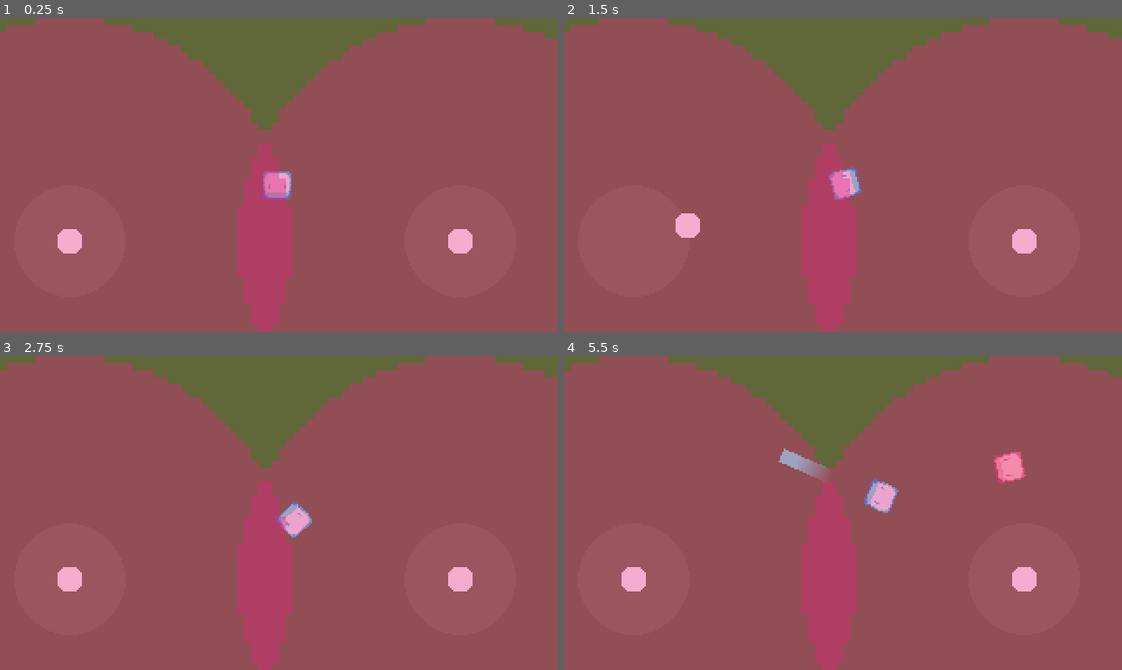
Above: before the commit, frames 1-4 (two rows, left to right).
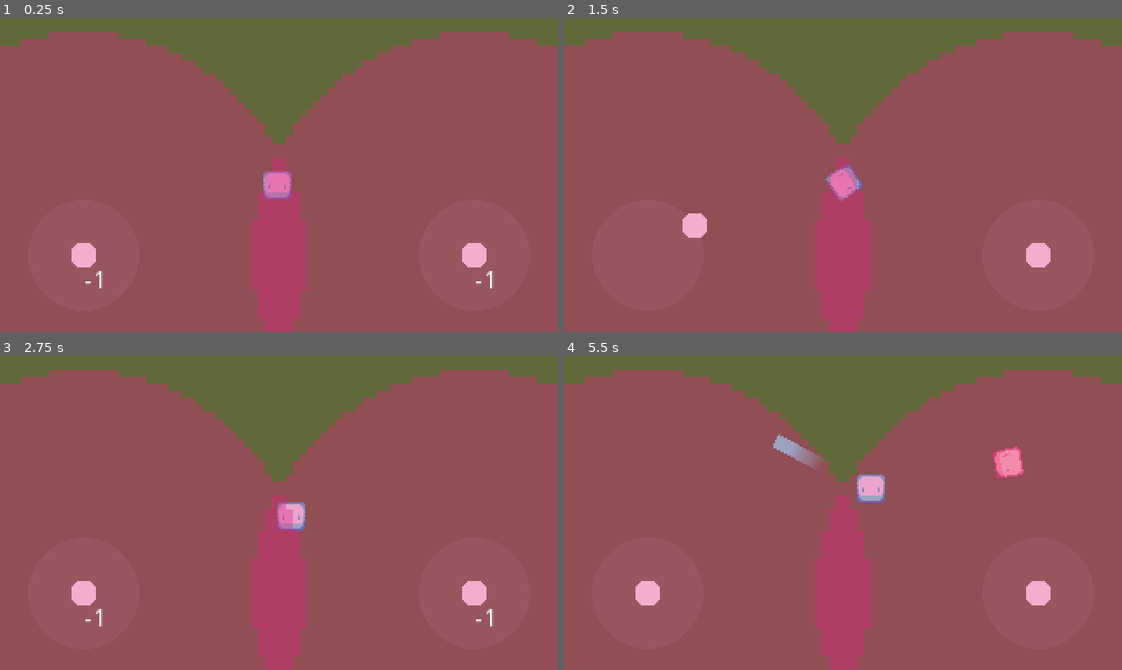
Above: after the commit, the same moments.

Repository: wyvernbw/godot-shooter-demo
Game: Godot game, scene res://world/World.tscn
Two runs of this game, one before a commit and one after it. Both use one fixed random seed, a clock stepped at 60 frames per second and the inputs below.
Inputs (mouse positions are in pixels of both pictures, inside the frame that each line leads up to):
- Up to frame 1 (0.25 s): no input
- Up to frame 2 (1.5 s): tap Enter at 0.5 s; move the mouse to (965, 159) at 0.52 s; click (965, 159) at 0.67 s; drag from (731, 190) to (815, 237) at 1.27 s
- Up to frame 3 (2.75 s): move the mouse to (334, 443) at 2.02 s; click (334, 443) at 2.17 s
- Up to frame 4 (5.5 s): drag from (815, 575) to (675, 465) at 2.77 s; move the mouse to (1010, 560) at 3.52 s; click (1010, 560) at 3.67 s; drag from (675, 465) to (759, 434) at 4.27 s; move the mouse to (870, 513) at 5.02 s; click (870, 513) at 5.17 s

The runs differ from the first frame. In frame 1, 8.5% of the frame differs, in the area x 0-100%, y 0-100%; in frame 2, 8.2%; in frame 3, 8.8%; in frame 4, 9.8%.

Commit message:
Add joystick indexing for multitouch

Diff:
--- a/characters/character.gd
+++ b/characters/character.gd
@@ -28,6 +28,7 @@
 var mana : int
 var velocity := Vector2.ZERO
 var speed_vector := Vector2.ZERO
+var move_dir := Vector2.ZERO
 var friction := 0.3
 var dead : bool = false
 
@@ -38,6 +39,8 @@
 	pass
 
 func _physics_process(_delta) -> void:
+	if move_dir:
+		velocity += move_dir * speed_vector
 	velocity.x = lerp(velocity.x, 0, friction)
 	velocity.y = lerp(velocity.y, 0, friction)
 	velocity = move_and_slide(velocity, Vector2.ZERO)
--- a/characters/melee_enemy.gd
+++ b/characters/melee_enemy.gd
@@ -6,5 +6,5 @@
 func _physics_process(_delta : float) -> void:
 	if not look_dir_locked:
 		look_dir = (Global.Player.position - position).normalized()
-	velocity += look_dir * speed_vector
 	rotation = Vector2.DOWN.angle_to(velocity.normalized())
+	move_dir = look_dir
--- a/characters/player/player.gd
+++ b/characters/player/player.gd
@@ -17,11 +17,13 @@
 	Global.Player = self
 
 func _on_MoveStick_joystick_moved(dir : Vector2) -> void:
-	velocity += dir * speed_vector
+	move_dir = dir
 	rotation = Vector2.DOWN.angle_to(dir)
 
 
 func _on_ShootStick_joystick_moved(dir : Vector2) -> void:
+	if not dir:
+		return
 	rotation = Vector2.DOWN.angle_to(dir)
 	var current_skill := $Skills.get_node(selected_skill)
 	current_skill.dir = dir
--- a/gui/Joystick.tscn
+++ b/gui/Joystick.tscn
@@ -1,18 +1,11 @@
-[gd_scene load_steps=5 format=2]
+[gd_scene load_steps=4 format=2]
 
 [ext_resource path="res://gui/joystick_area.png" type="Texture" id=1]
 [ext_resource path="res://gui/joystick.png" type="Texture" id=2]
 [ext_resource path="res://gui/joystick.gd" type="Script" id=3]
 
-[sub_resource type="CircleShape2D" id=1]
-radius = 64.0
-
-[node name="Joystick" type="TouchScreenButton"]
-position = Vector2( 90, 47 )
-shape = SubResource( 1 )
-shape_centered = false
+[node name="Joystick" type="Node2D"]
 script = ExtResource( 3 )
-button_radius = 0
 search_radius = 64
 
 [node name="InnerCircle" type="Sprite" parent="."]
@@ -31,4 +24,11 @@
 [node name="Center" type="Position2D" parent="."]
 
 [node name="RayCast2D" type="RayCast2D" parent="."]
-enabled = true
+
+[node name="IndexLabel" type="Label" parent="."]
+margin_top = 8.0
+margin_right = 40.0
+margin_bottom = 22.0
+__meta__ = {
+"_edit_use_anchors_": false
+}
--- a/gui/joystick.gd
+++ b/gui/joystick.gd
@@ -1,7 +1,9 @@
 tool
-extends TouchScreenButton
+extends Node2D
 
 signal joystick_moved(dir)
+
+const NO_INPUT : int = -1
 
 export var available_radius : int = 32
 export var button_radius : int = 8
@@ -10,23 +12,31 @@
 onready var button := get_node("InnerCircle")
 
 var joystick_active : bool = false
+var current_index := NO_INPUT
 
 
 func _input(event : InputEvent) -> void:
 	if event is InputEventScreenTouch or event is InputEventScreenDrag:
-		if in_search_area(event.position) or joystick_active:
+		if in_search_area(event) or joystick_active:
+			if current_index == NO_INPUT:
+				current_index = event.get_index()
+			elif current_index != event.get_index():
+				return
 			button.global_position = event.position - Vector2(button_radius, button_radius)
 			joystick_active = true
 		if event is InputEventScreenTouch:
 			if not event.is_pressed():
 				button.position = Vector2.ZERO
+				emit_signal("joystick_moved", Vector2.ZERO)
 				joystick_active = false
+				current_index = NO_INPUT
 		if button.position.length() > available_radius:
 			var reduce : float = available_radius / button.position.length()
 			button.position *= reduce
 
 
 func _process(_delta) -> void:
+	$IndexLabel.text = str(current_index)
 	if joystick_active:
 		emit_signal("joystick_moved", calculate_move_vector())
 	if Engine.editor_hint:
@@ -35,9 +45,10 @@
 func calculate_move_vector() -> Vector2:
 	return (button.global_position - self.position).normalized()
 
-func in_search_area(pos : Vector2) -> bool:
-	var vec = pos - $Center.global_position
-	$RayCast2D.cast_to = vec * 2 / (scale.x + scale.y)
+func in_search_area(event : InputEvent) -> bool:
+	var vec = event.position - $Center.global_position
+	if event.get_index() == current_index:
+		$RayCast2D.cast_to = vec * 2 / (scale.x + scale.y)
 	return vec.length() <= search_radius * (scale.x + scale.y) / 2
 
 func set_search_radius(new_radius : int) -> void:
--- a/world/World.tscn
+++ b/world/World.tscn
@@ -20,11 +20,11 @@
 [node name="GUI" type="CanvasLayer" parent="."]
 
 [node name="MoveStick" parent="GUI" instance=ExtResource( 2 )]
-position = Vector2( 40, 128 )
+position = Vector2( 48, 136 )
 search_radius = 128
 
 [node name="ShootStick" parent="GUI" instance=ExtResource( 2 )]
-position = Vector2( 264, 128 )
+position = Vector2( 272, 136 )
 search_radius = 128
 
 [node name="SpawnTimer" type="Timer" parent="."]
